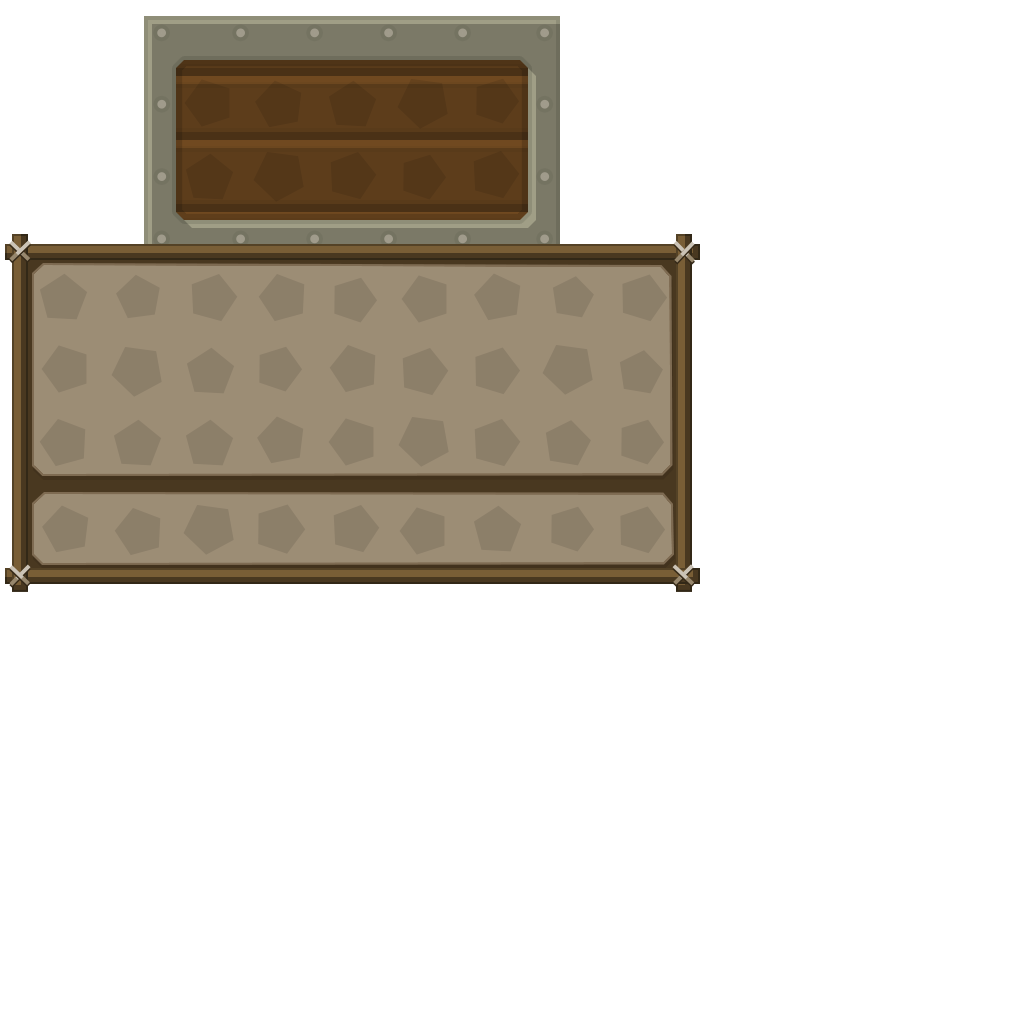
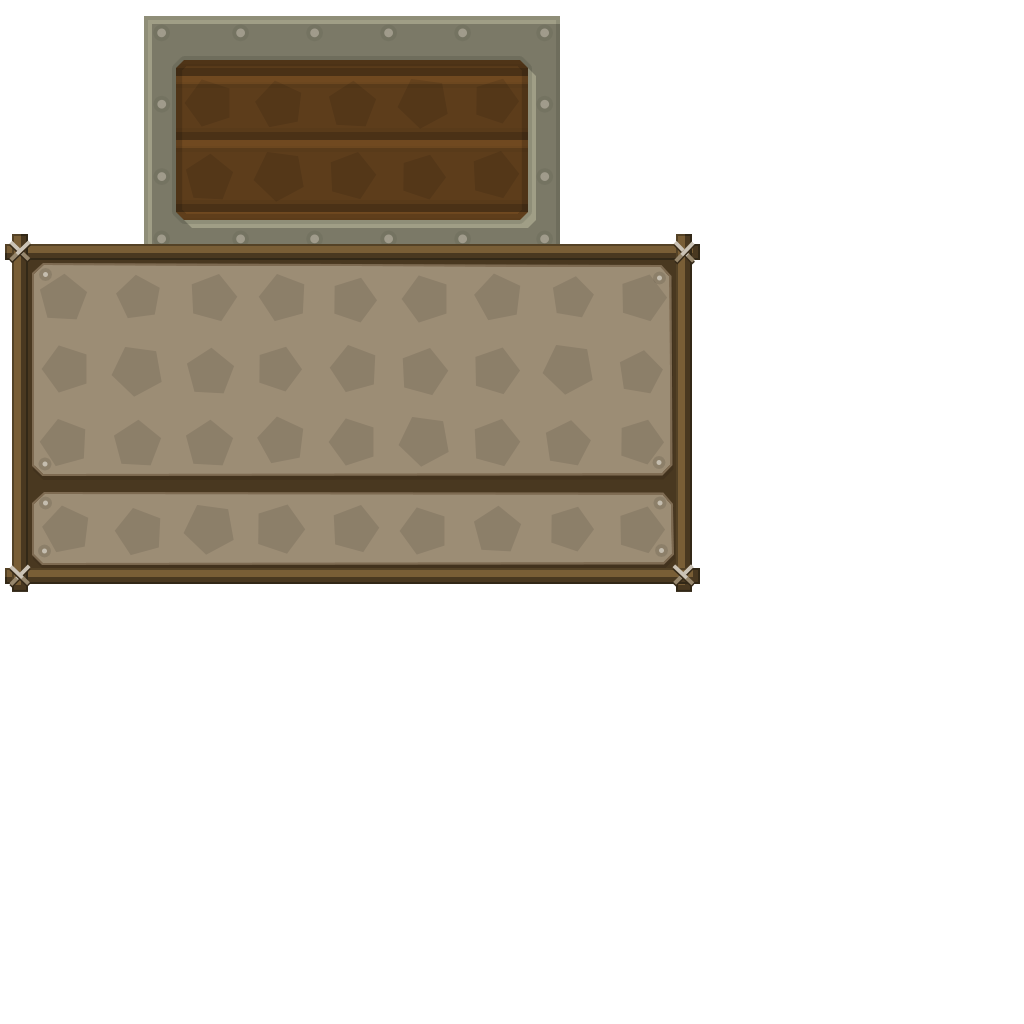
The second (1024, 1024) image is a revision of the first. Changes to its layers:
added layer "Forme 21" in group "inventaire" over (x1=42, y1=272, x2=664, y2=554)
painted on "Forme 20", unmasked it over (x1=39, y1=268, x2=668, y2=556)
painted on "Forme 19", unmasked it over (x1=38, y1=268, x2=668, y2=558)
painted on "Forme 10 copie 8", unmasked it over (x1=38, y1=268, x2=668, y2=558)
unmasked "Forme 14" over (x1=38, y1=268, x2=668, y2=558)
